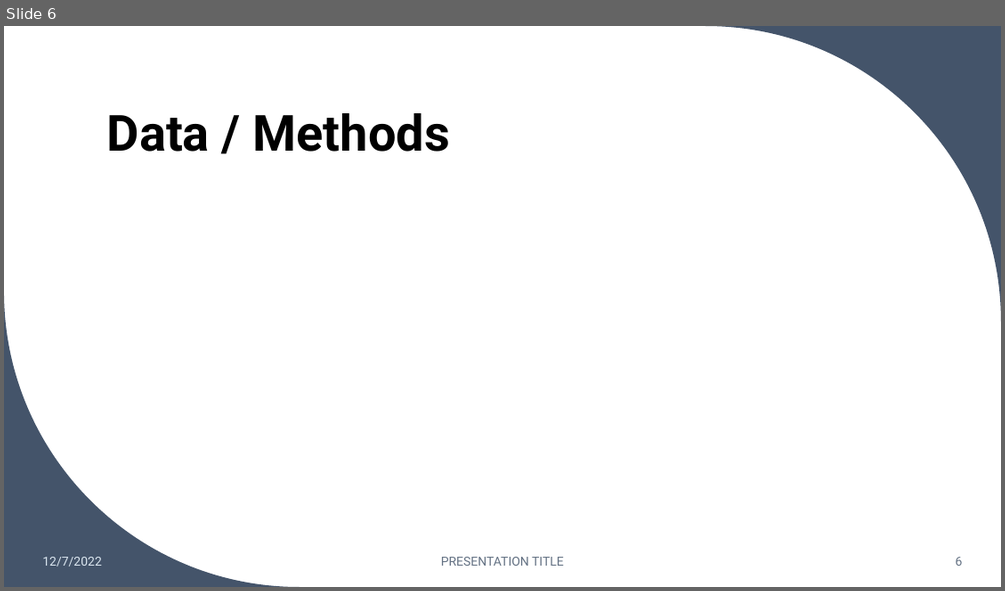
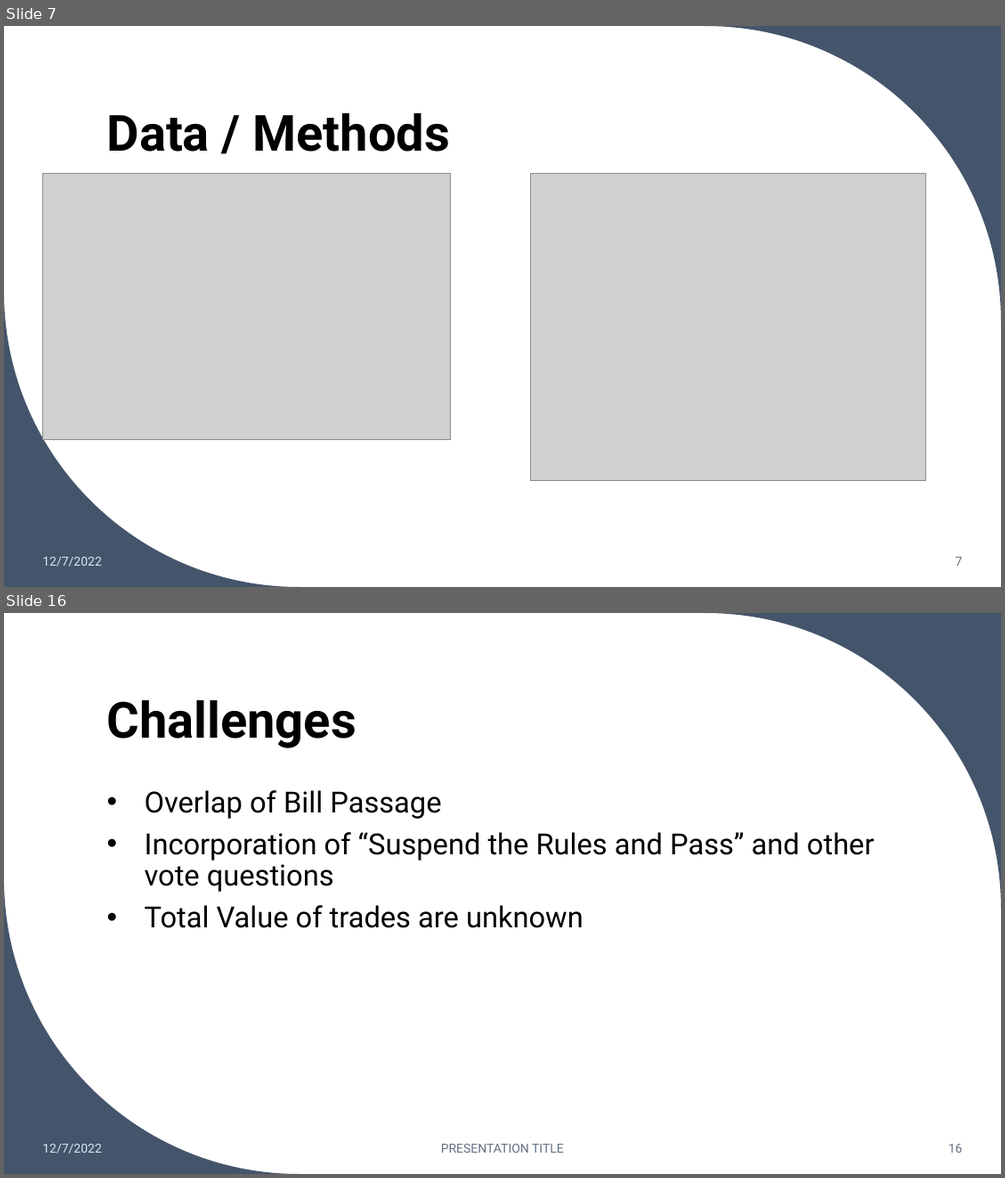
Before and after one commit to ccabes15/Congression_Trading, a slide deck: Presentation/Stock_Trading_Cabrey.pptx. Shown one above the other, each under a label of ours: slide 6 before the commit, slides 7 and 16 after it; the slides between them are not shown. The pictures are 1005x591 and 1005x1178 pixels, drawn with LibreOffice and Linux fonts; fonts in the diff are those of the drawing; grey boxes stand for pictures. Boxes give left, top, right and bottom in pixels: in the first picture for what was removed or moved away, otherwise in the second. Text is boxed around its words. In the diff, an @@ line names an element or a change of style, - is before the commit and + after.

```diff
--- a/Presentation/Stock_Trading_Cabrey.pptx
+++ b/Presentation/Stock_Trading_Cabrey.pptx
@@ slide 16 added at [4, 613, 1001, 1174], background #FFFFFF; not listed: 2 template elements that a slide beside it also shows @@
@@ title added at [107, 700, 356, 748], 48 pt, text #000000, bold @@
+Challenges
@@ text added at [145, 790, 874, 928], 28 pt, text #000000 @@
+• Overlap of Bill Passage
+• Incorporation of “Suspend the Rules and Pass” and other vote questions
+• Total Value of trades are unknown
@@ text added at [42, 1143, 102, 1153], 12 pt, text #DAE5EF @@
+12/7/2022
@@ text added at [441, 1143, 564, 1152], 12 pt, text #637183 @@
+PRESENTATION TITLE
@@ page number added at [948, 1143, 963, 1152], 12 pt, text #637183 @@
+16
@@ what was slide 6 is now slide 7 @@
@@ slide 7 changed as well @@
@@ picture added at [43, 174, 451, 439] @@
@@ picture added at [531, 174, 925, 481] @@
@@ text removed at [441, 556, 564, 565] @@
-PRESENTATION TITLE
@@ page number at [955, 556, 963, 565]: text changed @@
-6
+7
```
Also in this commit, not shown: 4 other slides changed, 11 other slides added, 6 other files.
